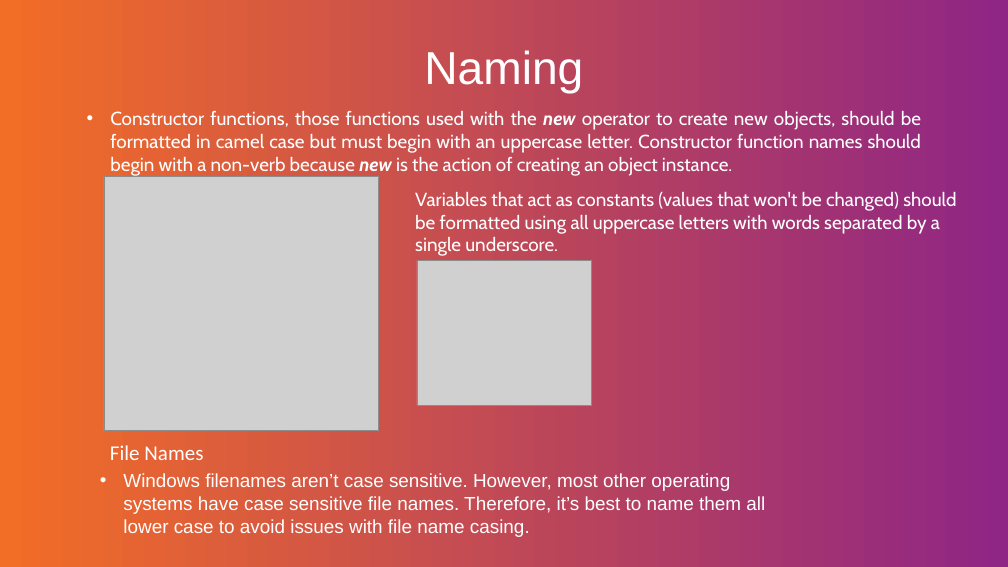
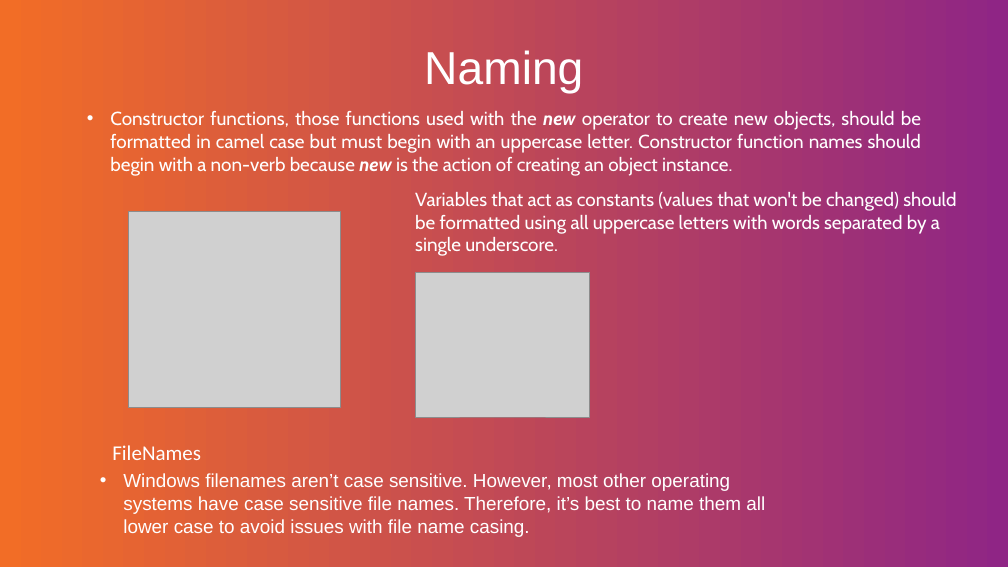
Before and after one commit to Vovik1/topics, a slide deck: slide 8 of linters.pptx. Drawn at 1008x567 pixels with LibreOffice and Linux fonts; fonts in the diff are those of the drawing; grey boxes stand for pictures; background and template pictures are left out. Boxes give left, top, right and bottom in pixels: in the first picture for what was removed or moved away, otherwise in the second. Text is boxed around its words. In the diff, an @@ line names an element or a change of style, - is before the commit and + after.

```diff
--- a/linters.pptx
+++ b/linters.pptx
@@ picture: place and size @@
-picture at [104, 176, 380, 431]
+picture at [129, 212, 340, 408]
@@ picture: place and size @@
-picture at [417, 260, 591, 405]
+picture at [416, 272, 590, 417]
@@ text at [112, 445, 201, 460]: spaces changed @@
-File Names
+FileNames
```
Also in this commit, not shown: 4 other slides changed, 3 other files.
